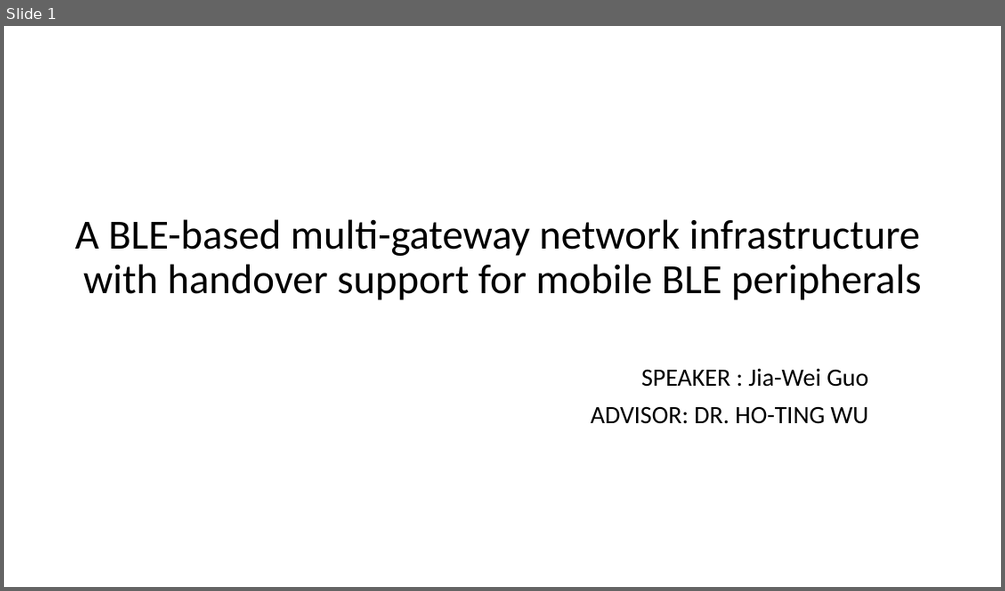
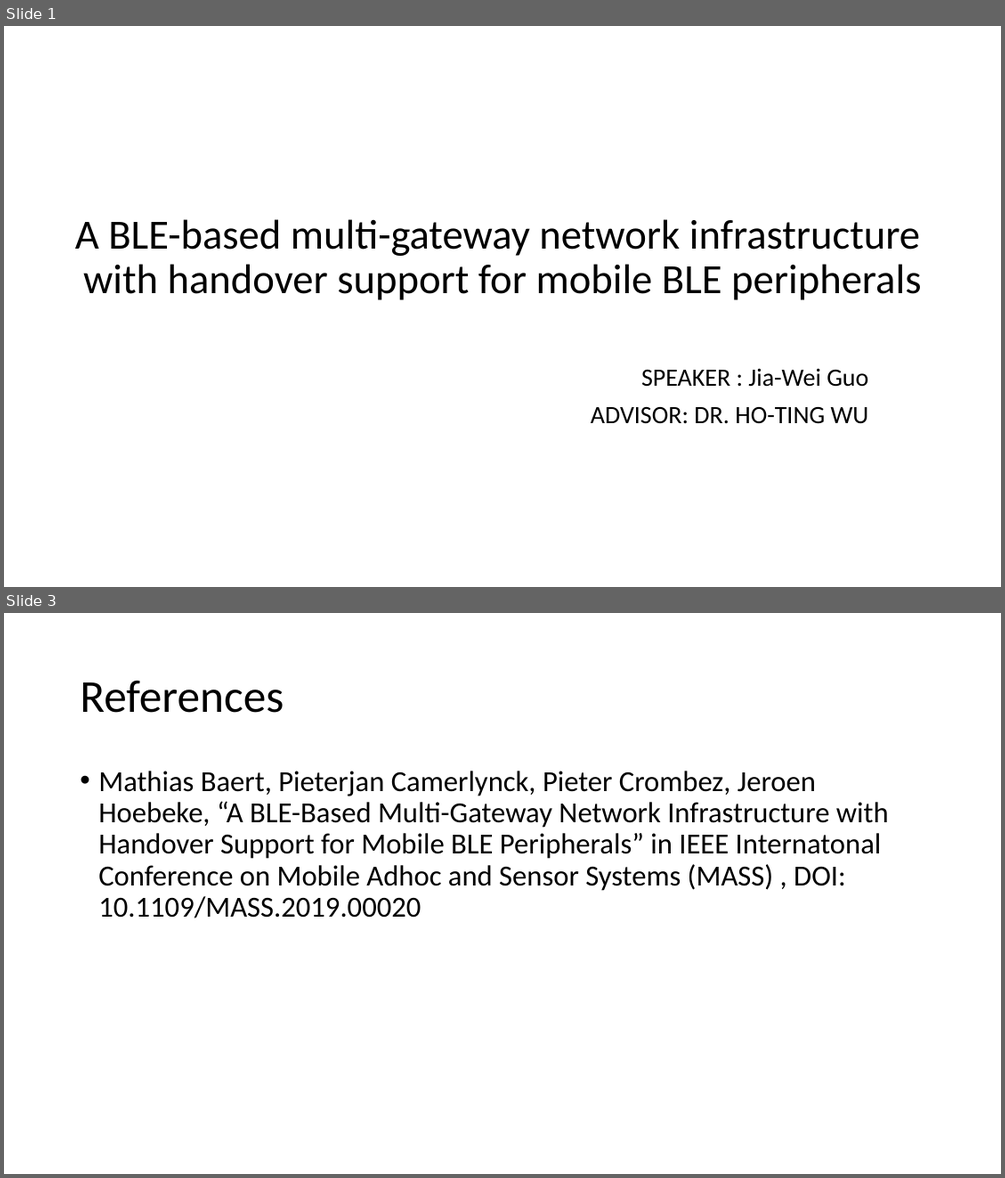
Before and after one commit to EKOISMYLOVE/NTUT_GM_PPT, a slide deck: A BLE-based multi-gateway network infrastructure with handover support for mobile BLE peripherals.pptx. Shown one above the other, each under a label of ours: slide 1 before the commit, slides 1 and 3 after it; the slides between them are not shown. The pictures are 1005x591 and 1005x1178 pixels, drawn with LibreOffice and Linux fonts; fonts in the diff are those of the drawing. Boxes give left, top, right and bottom in pixels: in the first picture for what was removed or moved away, otherwise in the second. Text is boxed around its words. In the diff, an @@ line names an element or a change of style, - is before the commit and + after.

Commit message:
Reference

```diff
--- a/A BLE-based multi-gateway network infrastructure with handover support for mobile BLE peripherals.pptx
+++ b/A BLE-based multi-gateway network infrastructure with handover support for mobile BLE peripherals.pptx
@@ slide 3 added at (x1=4, y1=613, x2=1001, y2=1174), background #FFFFFF @@
@@ title added at (x1=80, y1=680, x2=283, y2=713), 44 pt, text #000000 @@
+References
@@ text added at (x1=98, y1=771, x2=889, y2=918), 28 pt, text #000000 @@
+• Mathias Baert, Pieterjan Camerlynck, Pieter Crombez, Jeroen Hoebeke, “A BLE-Based Multi-Gateway Network Infrastructure with Handover Support for Mobile BLE Peripherals” in IEEE Internatonal Conference on Mobile Adhoc and Sensor Systems (MASS) , DOI: 10.1109/MASS.2019.00020
```
Also in this commit, not shown: 1 other slide added.
